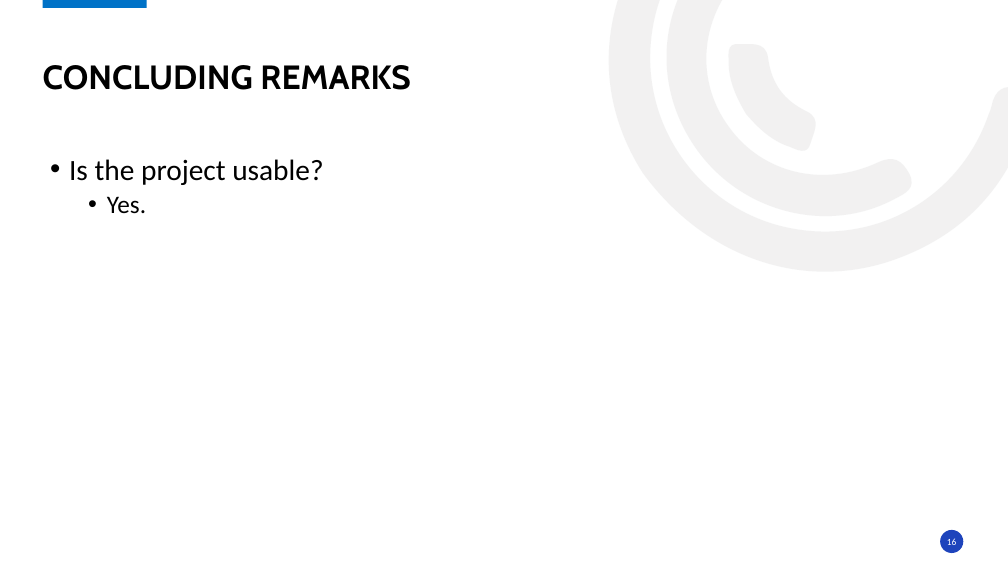
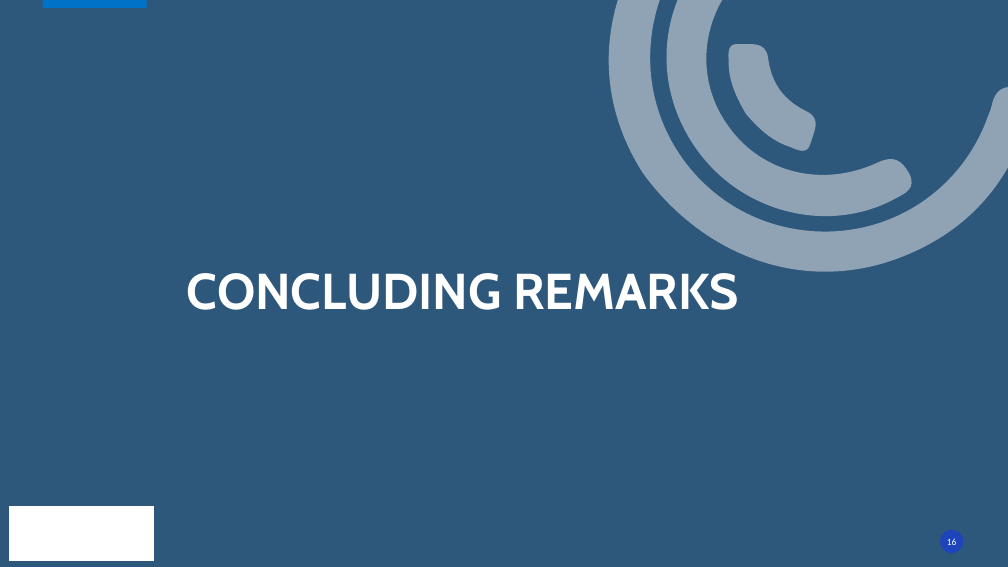
Before and after one commit to inbalalo/MRI_rec, a slide deck: slide 16 of Final Presentation.pptx. Drawn at 1008x567 pixels with LibreOffice and Linux fonts; fonts in the diff are those of the drawing; background and template pictures are left out. Boxes give left, top, right and bottom in pixels: in the first picture for what was removed or moved away, otherwise in the second. Text is boxed around its words. In the diff, an @@ line names an element or a change of style, - is before the commit and + after.

```diff
--- a/Final Presentation.pptx
+++ b/Final Presentation.pptx
@@ background #FFFFFF to #2D587C @@
@@ title "CONCLUDING REMARKS": place and size @@
-title "CONCLUDING REMARKS" at (43,65,410,90)
+title "CONCLUDING REMARKS" at (187,273,738,310)
@@ title "CONCLUDING REMARKS" at (187,273,738,310): size 32 to 48 pt, text colour #000000 to #FFFFFF @@
@@ text removed at (69,159,323,214) @@
-• Is the project usable?
-  • Yes.
```
